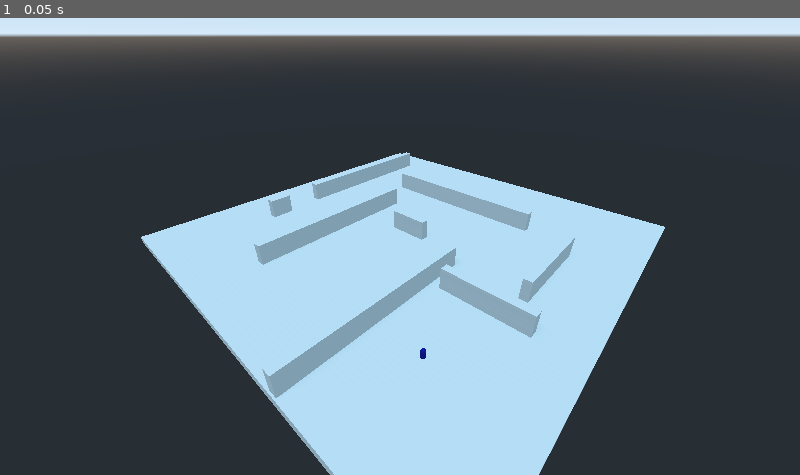
Above: before the commit, frame 1.
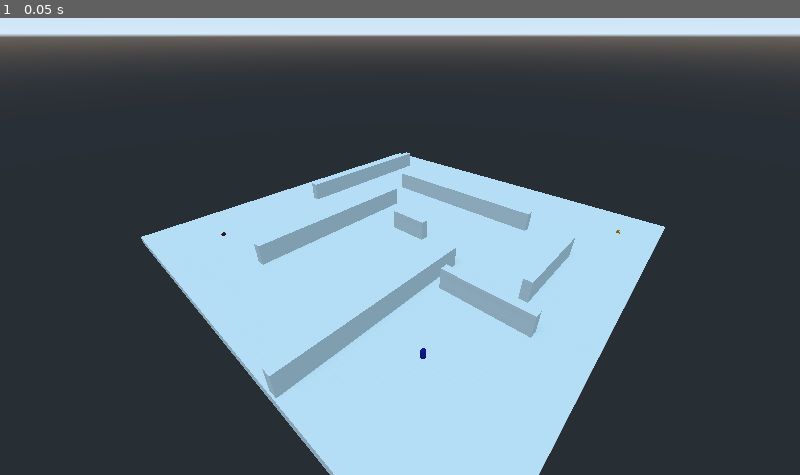
Above: after the commit, the same moment.

Repository: rans0000/godot-fsm-westworld
Game: Godot game, scene res://world/World.tscn
The game is run twice, just before and just after one commit, with the same random seed, the same clock (stepped at 60 frames per second) and the same inputs.
Inputs:
- Up to frame 1 (0.05 s): no input

The runs differ from the first frame. In frame 1, 0.1% of the frame differs, in the area x 27-78%, y 38-48%.

Commit message:
simplify fsm and add going to mine state

Diff:
--- a/agents/miner/Miner.gd
+++ b/agents/miner/Miner.gd
@@ -1,42 +1,17 @@
 extends KinematicBody
 
-export(NodePath) var nav_path
-export(NodePath) var target_path
-
-onready var nav = get_node(nav_path)
-onready var target = get_node(target_path)
-
-var speed = 8 as int
-var path = [] as Array
-var current_path_index = 0 as int
-var target_threshold = 0.5 as float
+export(NodePath) var navigation_node
+export(NodePath) var mine_node
+#
+#
+onready var nav = get_node(navigation_node)
+onready var target = get_node(mine_node)
 
 
 
 func _ready():
-	update_target()
 	pass
 
 
 func _physics_process(_delta):
-	move_to_target()
 	pass
-
-
-func update_target():
-	current_path_index = 1
-	path = nav.get_simple_path(global_transform.origin, target.global_transform.origin)
-	print(path)
-	pass
-
-
-func move_to_target():
-	if current_path_index >= path.size():
-		return
-	var dir:Vector3 = path[current_path_index] - global_transform.origin
-	if dir.length() <= target_threshold:
-		current_path_index += 1
-	else:
-		var velocity = dir.normalized() * speed
-		var _vel = move_and_slide(velocity)
-#	print(dir, " ---- ", dir.length(), " ---- ", current_path_index)
--- a/agents/miner/Miner.tscn
+++ b/agents/miner/Miner.tscn
@@ -2,8 +2,8 @@
 
 [ext_resource path="res://agents/miner/Miner.gd" type="Script" id=1]
 [ext_resource path="res://fsm/state_machine.gd" type="Script" id=2]
-[ext_resource path="res://ai/state_move_to_and_mine.gd" type="Script" id=3]
-[ext_resource path="res://ai/state_move_to_and_drink.gd" type="Script" id=4]
+[ext_resource path="res://ai/miner_ai.gd" type="Script" id=3]
+[ext_resource path="res://ai/state_miner_travel_to_mine.gd" type="Script" id=4]
 
 [sub_resource type="CapsuleShape" id=1]
 radius = 0.5
@@ -29,11 +29,12 @@
 mesh = SubResource( 2 )
 material/0 = SubResource( 3 )
 
+[node name="MinerAI" type="Node" parent="."]
+script = ExtResource( 3 )
+
 [node name="StateMachine" type="Node" parent="."]
 script = ExtResource( 2 )
 
-[node name="StateMoveToAndMine" type="Node" parent="StateMachine"]
-script = ExtResource( 3 )
-
-[node name="StateMoveToAndDrink" type="Node" parent="StateMachine"]
+[node name="StateMinerTravelToMine" type="Node" parent="StateMachine"]
 script = ExtResource( 4 )
+ai_path = NodePath("../../MinerAI")
--- /dev/null
+++ b/ai/miner_ai.gd
@@ -0,0 +1,29 @@
+extends Node
+class_name MinerAI
+
+export(int) var speed = 8
+
+var current_path_index: int = 0
+var path: Array = []
+
+func build_path(nav, target, door: String = "Door"):
+	var posObj = target.get_node(door)
+	current_path_index = 1
+	path = nav.get_simple_path(owner.global_transform.origin, posObj.global_transform.origin)
+	pass
+
+
+func move_to_target(target_threshold: float = 0.5):
+	if current_path_index >= path.size():
+		return
+	var dir:Vector3 = path[current_path_index] - owner.global_transform.origin
+	if is_within_target_threshold(path[current_path_index], owner.global_transform.origin, target_threshold):
+		current_path_index += 1
+	else:
+		var velocity = dir.normalized() * speed
+		var _vel = owner.move_and_slide(velocity)
+
+
+func is_within_target_threshold(target_pos, current_pos,target_threshold: float = 0.5) -> bool:
+	var dir = target_pos - current_pos
+	return dir.length() <= target_threshold
--- /dev/null
+++ b/ai/state_miner_travel_to_mine.gd
@@ -0,0 +1,27 @@
+extends Node
+class_name StateMinerTravelToMine
+
+export(NodePath) var ai_path
+
+onready var ai = get_node(ai_path)
+var fsm: StateMachine
+var target = null
+var target_threshold: float = 0.5
+
+
+func enter():
+	if not target:
+		target = Game.mines[0]
+		ai.build_path(owner.nav, target)
+	elif target and target_threshold:
+		pass
+	pass
+
+
+func physics_process(_delta):
+	ai.move_to_target()
+	pass
+
+
+func exit(next_state):
+	pass
--- a/ai/state_move_to_and_drink.gd
+++ /dev/null
@@ -1,19 +0,0 @@
-extends Node
-
-var fsm: StateMachine
-
-
-func enter():
-	print("move to restaurant if not there")
-	print("start drinking")
-	yield(get_tree().create_timer(2.0), "timeout")
-	exit("StateMoveToAndMine")
-
-
-func physics_process(_delta):
-	print("im drinking")
-
-
-func exit(next_state):
-	print("drinking finished")
-	fsm.change_state_to(next_state)
--- a/ai/state_move_to_and_mine.gd
+++ /dev/null
@@ -1,19 +0,0 @@
-extends Node
-
-var fsm: StateMachine
-
-
-func enter():
-	print("move to mine if not at mine")
-	print("start mining")
-	yield(get_tree().create_timer(2.0), "timeout")
-	exit("StateMoveToAndDrink")
-
-
-func physics_process(_delta):
-	print("im mining")
-
-
-func exit(next_state):
-	print("mining finished")
-	fsm.change_state_to(next_state)
--- a/fsm/state.gd
+++ /dev/null
@@ -1,40 +0,0 @@
-extends Node
-class_name State
-
-onready var Game = get_node("/root/Game")
-
-var fsm: StateMachine
-
-
-func enter():
-	if Game.DEBUG:
-		print("Entering state")
-	pass
-
-
-func exit(next_state):
-	fsm.change_state_to(next_state)
-
-
-func process(_delta):
-	pass
-
-
-func physics_process(_delta):
-	pass
-
-
-func input(_event):
-	pass
-
-
-func unhandled_input(_event):
-	pass
-
-
-func unhandled_key_input(_event):
-	pass
-
-
-func notification(_what, _flag = false):
-	pass
--- a/fsm/state_machine.gd
+++ b/fsm/state_machine.gd
@@ -7,6 +7,7 @@
 
 
 func _ready():
+	yield(get_tree().root, "ready")
 	state = get_child(0)
 	_enter_state()
 	pass
--- a/project.godot
+++ b/project.godot
@@ -10,18 +10,24 @@
 
 _global_script_classes=[ {
 "base": "Node",
-"class": "State",
+"class": "MinerAI",
 "language": "GDScript",
-"path": "res://fsm/state.gd"
+"path": "res://ai/miner_ai.gd"
 }, {
 "base": "Node",
 "class": "StateMachine",
 "language": "GDScript",
 "path": "res://fsm/state_machine.gd"
+}, {
+"base": "Node",
+"class": "StateMinerTravelToMine",
+"language": "GDScript",
+"path": "res://ai/state_miner_travel_to_mine.gd"
 } ]
 _global_script_class_icons={
-"State": "",
-"StateMachine": ""
+"MinerAI": "",
+"StateMachine": "",
+"StateMinerTravelToMine": ""
 }
 
 [application]
--- a/scripts/game.gd
+++ b/scripts/game.gd
@@ -1,3 +1,5 @@
 extends Node
 
-const DEBUG = true
+const DEBUG = false
+var mines = []
+var restaurants = []
--- a/world/World.tscn
+++ b/world/World.tscn
@@ -1,6 +1,8 @@
-[gd_scene load_steps=3 format=2]
+[gd_scene load_steps=5 format=2]
 
 [ext_resource path="res://agents/miner/Miner.tscn" type="PackedScene" id=1]
+[ext_resource path="res://world/mine/Mine.tscn" type="PackedScene" id=2]
+[ext_resource path="res://world/restaurant/Restaurant.tscn" type="PackedScene" id=3]
 
 [sub_resource type="NavigationMesh" id=1]
 vertices = PoolVector3Array( -38, 0.4, -41.9, -36.5, 0.4, -41.9, -36.5, 0.4, -48.8, -38.9, 0.4, -41, -38, 0.4, -41.9, - …(5673 unchanged characters)…
@@ -12,13 +14,11 @@
 "_edit_lock_": true
 }
 
-[node name="Miner" parent="." instance=ExtResource( 1 )]
-transform = Transform( 1, 0, 0, 0, 1, 0, 0, 0, 1, 28.9284, 0, 29.5676 )
-nav_path = NodePath("../Navigation")
-target_path = NodePath("../MinerTarget")
+[node name="Mine" parent="." instance=ExtResource( 2 )]
+transform = Transform( 1, 0, 0, 0, 1, 0, 0, 0, 1, -35, 0, 35 )
 
-[node name="MinerTarget" type="Position3D" parent="."]
-transform = Transform( 1, 0, 0, 0, 1, 0, 0, 0, 1, -33.584, 0, 17.445 )
+[node name="Restaurant" parent="." instance=ExtResource( 3 )]
+transform = Transform( 1, 0, 0, 0, 1, 0, 0, 0, 1, 41.1781, -3.8147e-06, -37.2724 )
 
 [node name="Navigation" type="Navigation" parent="."]
 __meta__ = {
@@ -68,10 +68,10 @@
 width = 45.0
 height = 5.0
 
-[node name="CSGBox9" type="CSGBox" parent="Navigation/NavigationMeshInstance"]
-transform = Transform( 1, 0, 0, 0, 1, 0, 0, 0, 1, -35.3636, 2.5, 17.4001 )
-height = 5.0
-depth = 5.76015
+[node name="Miner" parent="." instance=ExtResource( 1 )]
+transform = Transform( 1, 0, 0, 0, 1, 0, 0, 0, 1, 28.9284, 0, 29.5676 )
+navigation_node = NodePath("../Navigation")
+mine_node = NodePath("../Mine")
 
 [node name="Camera" type="Camera" parent="."]
 transform = Transform( 0.733706, -0.356162, 0.57864, 0, 0.851608, 0.524179, -0.679467, -0.384593, 0.62483, 51.0088, 45.0718, 58.9616 )
--- /dev/null
+++ b/world/mine/Mine.tscn
@@ -0,0 +1,40 @@
+[gd_scene load_steps=6 format=2]
+
+[ext_resource path="res://world/mine/mine.gd" type="Script" id=1]
+
+[sub_resource type="SpatialMaterial" id=1]
+albedo_color = Color( 0.356863, 0.0745098, 0.0745098, 1 )
+
+[sub_resource type="CubeMesh" id=2]
+size = Vector3( 1, 0.5, 0.5 )
+
+[sub_resource type="CubeMesh" id=4]
+size = Vector3( 0.5, 0.5, 0.5 )
+
+[sub_resource type="BoxShape" id=3]
+extents = Vector3( 1, 0.25, 1 )
+
+[node name="Mine" type="Spatial"]
+script = ExtResource( 1 )
+
+[node name="Wall1" type="MeshInstance" parent="."]
+transform = Transform( 1, 0, 0, 0, 1, 0, 0, 0, 1, 0, 0.25, -0.5 )
+material_override = SubResource( 1 )
+mesh = SubResource( 2 )
+material/0 = null
+
+[node name="Wall2" type="MeshInstance" parent="."]
+transform = Transform( 1, 0, 0, 0, 1, 0, 0, 0, 1, 0, 0.25, 0 )
+material_override = SubResource( 1 )
+mesh = SubResource( 4 )
+material/0 = null
+
+[node name="Area" type="Area" parent="."]
+collision_mask = 2
+
+[node name="CollisionShape" type="CollisionShape" parent="Area"]
+transform = Transform( 1, 0, 0, 0, 1, 0, 0, 0, 1, 0, 0.25, 0 )
+shape = SubResource( 3 )
+
+[node name="Door" type="Position3D" parent="."]
+transform = Transform( 1, 0, 0, 0, 1, 0, 0, 0, 1, 0, 0, 0.5 )
--- /dev/null
+++ b/world/mine/mine.gd
@@ -0,0 +1,7 @@
+extends Spatial
+
+onready var Game = get_node("/root/Game")
+
+func _ready():
+	Game.mines.push_back(self)
+	pass
--- /dev/null
+++ b/world/restaurant/Restaurant.tscn
@@ -0,0 +1,38 @@
+[gd_scene load_steps=6 format=2]
+
+[ext_resource path="res://world/restaurant/restaurant.gd" type="Script" id=1]
+
+[sub_resource type="SpatialMaterial" id=1]
+albedo_color = Color( 0.909804, 0.537255, 0.101961, 1 )
+
+[sub_resource type="CubeMesh" id=2]
+size = Vector3( 1, 0.5, 0.5 )
+
+[sub_resource type="CubeMesh" id=3]
+size = Vector3( 0.5, 0.5, 0.5 )
+
+[sub_resource type="BoxShape" id=4]
+extents = Vector3( 1, 0.25, 1 )
+
+[node name="Restaurant" type="Spatial"]
+script = ExtResource( 1 )
+
+[node name="Wall1" type="MeshInstance" parent="."]
+transform = Transform( 1, 0, 0, 0, 1, 0, 0, 0, 1, 0, 0, -0.25 )
+material_override = SubResource( 1 )
+mesh = SubResource( 2 )
+material/0 = null
+
+[node name="Wall2" type="MeshInstance" parent="."]
+transform = Transform( 1, 0, 0, 0, 1, 0, 0, 0, 1, 0, 0.5, -0.25 )
+material_override = SubResource( 1 )
+mesh = SubResource( 3 )
+material/0 = null
+
+[node name="Area" type="Area" parent="."]
+
+[node name="CollisionShape" type="CollisionShape" parent="Area"]
+shape = SubResource( 4 )
+
+[node name="Door" type="Position3D" parent="."]
+transform = Transform( 1, 0, 0, 0, 1, 0, 0, 0, 1, 0, 0, 0.5 )
--- /dev/null
+++ b/world/restaurant/restaurant.gd
@@ -0,0 +1,7 @@
+extends Spatial
+
+onready var Game = get_node("/root/Game")
+
+func _ready():
+	Game.restaurants.push_back(self)
+	pass
